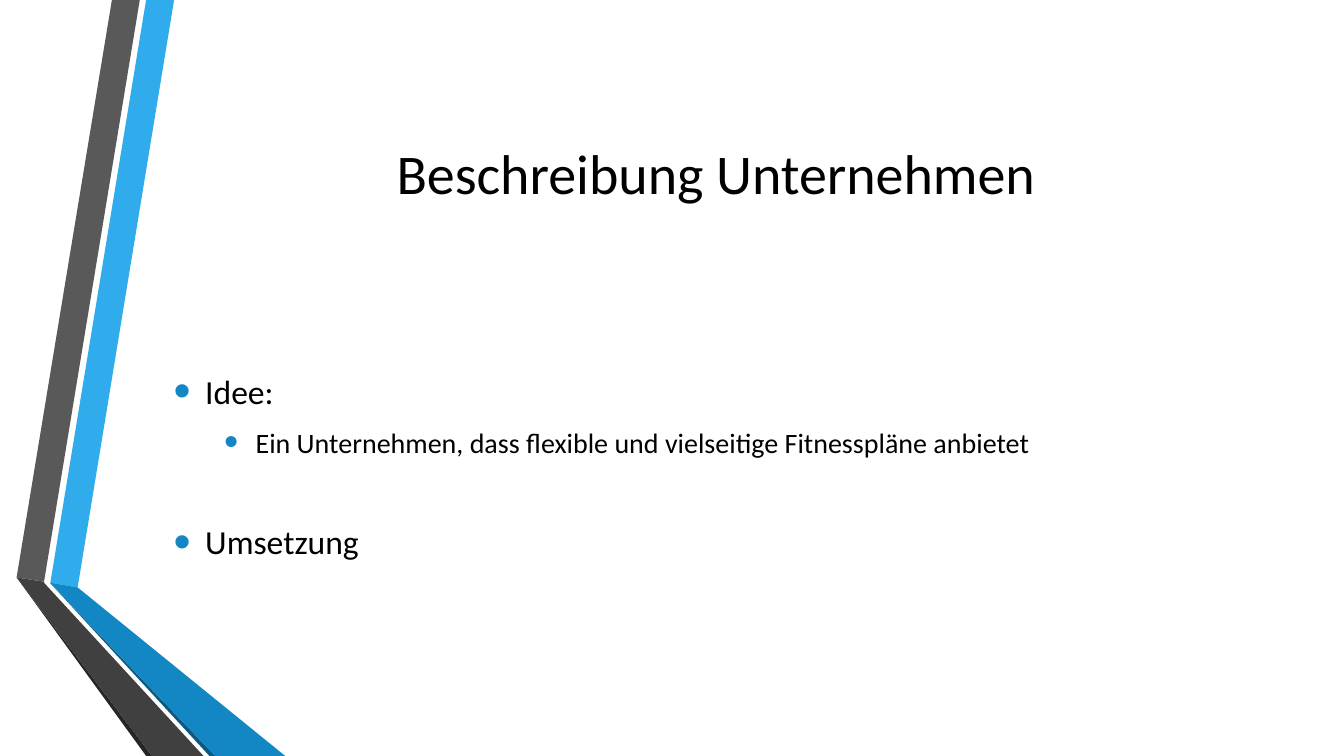
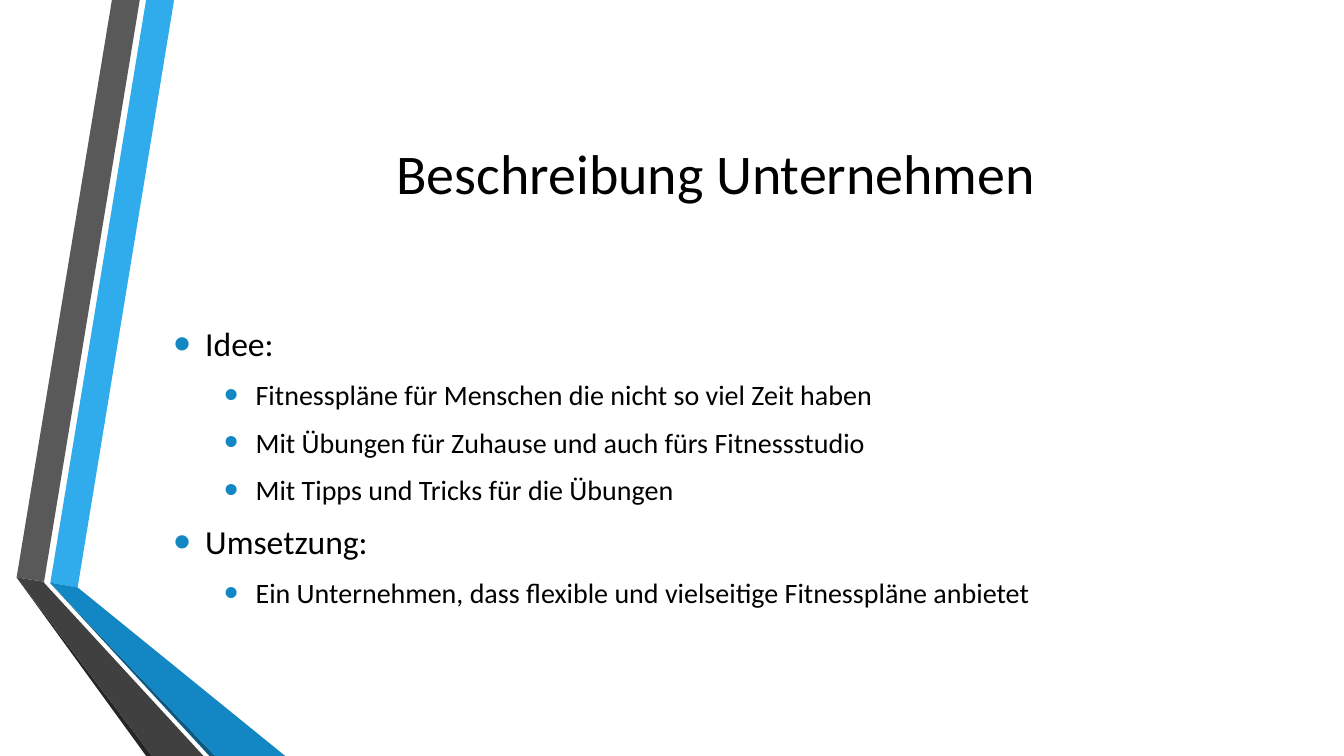
Before and after one commit to MichaelLopesMarques/HTML, a slide deck: slide 3 of MyTime.pptx. Drawn at 1344x756 pixels with LibreOffice and Linux fonts; fonts in the diff are those of the drawing; background and template pictures are left out. Boxes give left, top, right and bottom in pixels: in the first picture for what was removed or moved away, otherwise in the second. Text is boxed around its words. In the diff, an @@ line names an element or a change of style, - is before the commit and + after.

Commit message:
präsi update

```diff
--- a/MyTime.pptx
+++ b/MyTime.pptx
@@ text at (205,385,872,560): paragraphs added @@
+  • Fitnesspläne für Menschen die nicht so viel Zeit haben
+  • Mit Übungen für Zuhause und auch fürs Fitnessstudio
+  • Mit Tipps und Tricks für die Übungen
+• Umsetzung:
@@ text at (205,532,359,560): paragraph removed @@
-• Umsetzung
```
